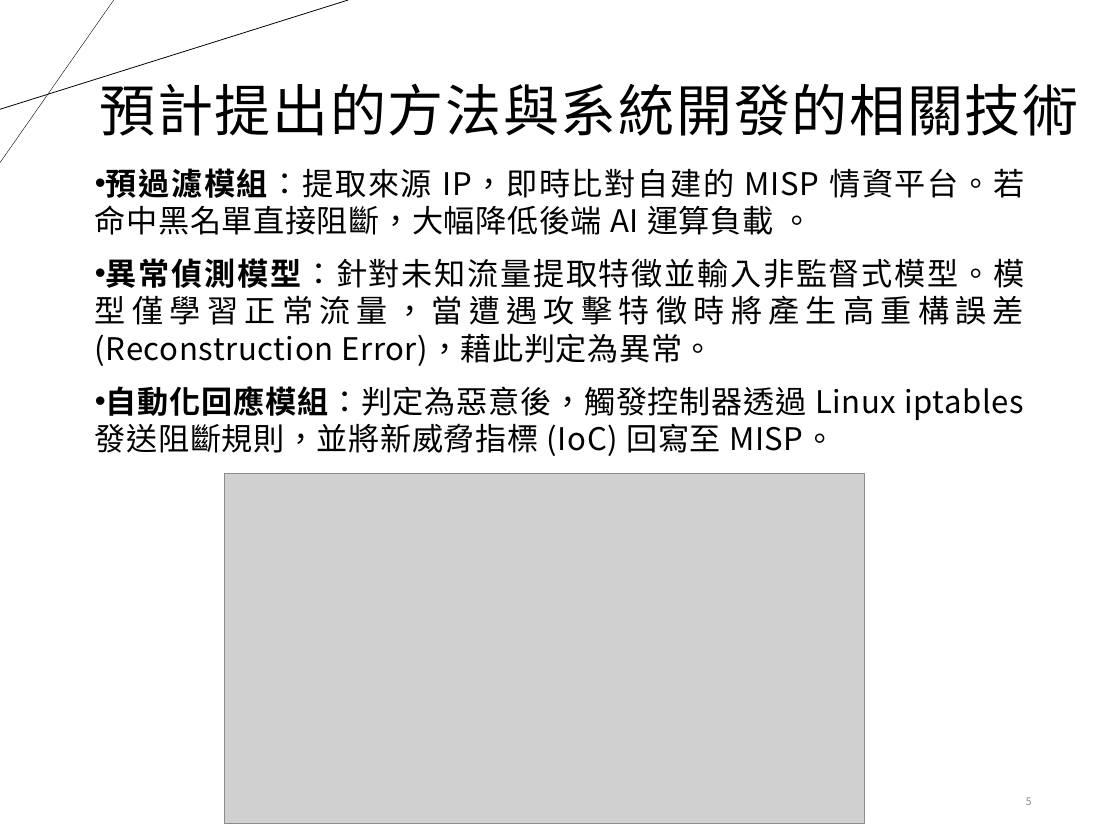
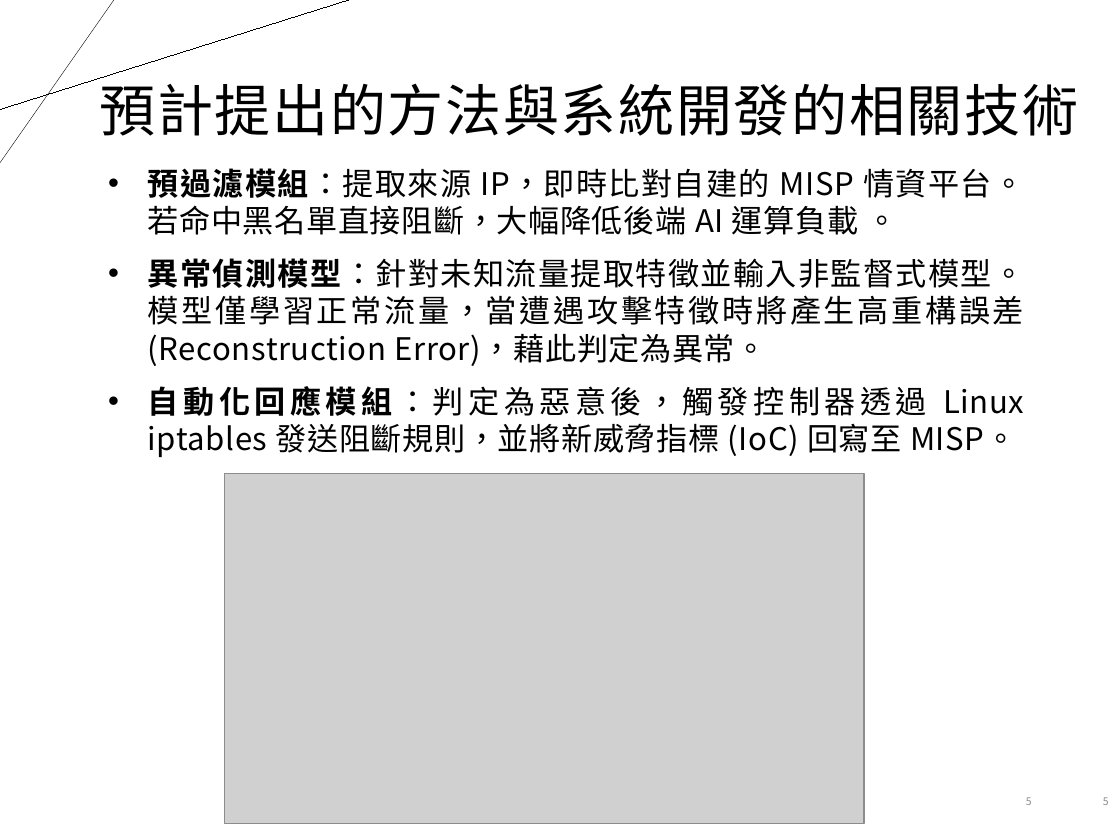
Before and after one commit to alanchuang111/graduation_project, a slide deck: slide 5 of 報告/114下期中報告.pptx. Drawn at 1120x840 pixels with LibreOffice and Linux fonts; fonts in the diff are those of the drawing; grey boxes stand for pictures. Boxes give left, top, right and bottom in pixels: in the first picture for what was removed or moved away, otherwise in the second. Text is boxed around its words. In the diff, an @@ line names an element or a change of style, - is before the commit and + after.

```diff
--- a/報告/114下期中報告.pptx
+++ b/報告/114下期中報告.pptx
@@ line (348, 0) - (0, 110): stroke #000000 0.5 pt to #000000 0 pt @@
@@ text "預過濾模組：提取來源 IP，即時比對自建的 MISP 情資平台。若命中黑名單直接阻斷，大幅降低後端 AI ..." at bbox=[148, 168, 1025, 457]: indent changed @@
@@ page number added at bbox=[1103, 797, 1109, 805], 6.7 pt, text #8C8C8C @@
+5
```
Also in this commit, not shown: 11 other slides changed.
